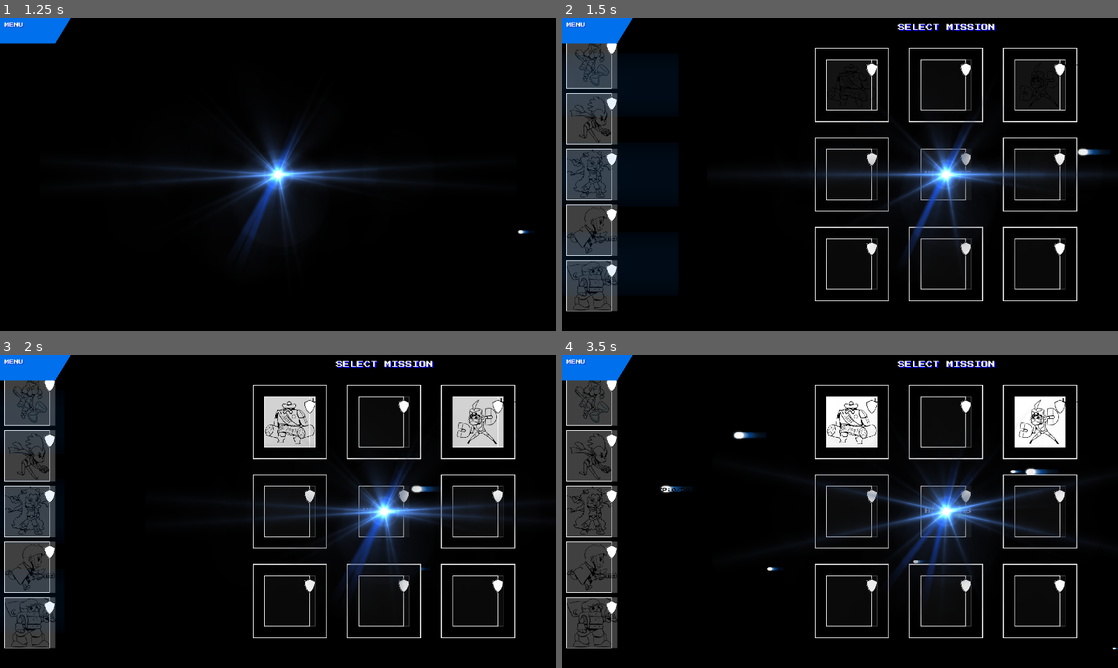
Above: before the commit, frames 1-4 (two rows, left to right).
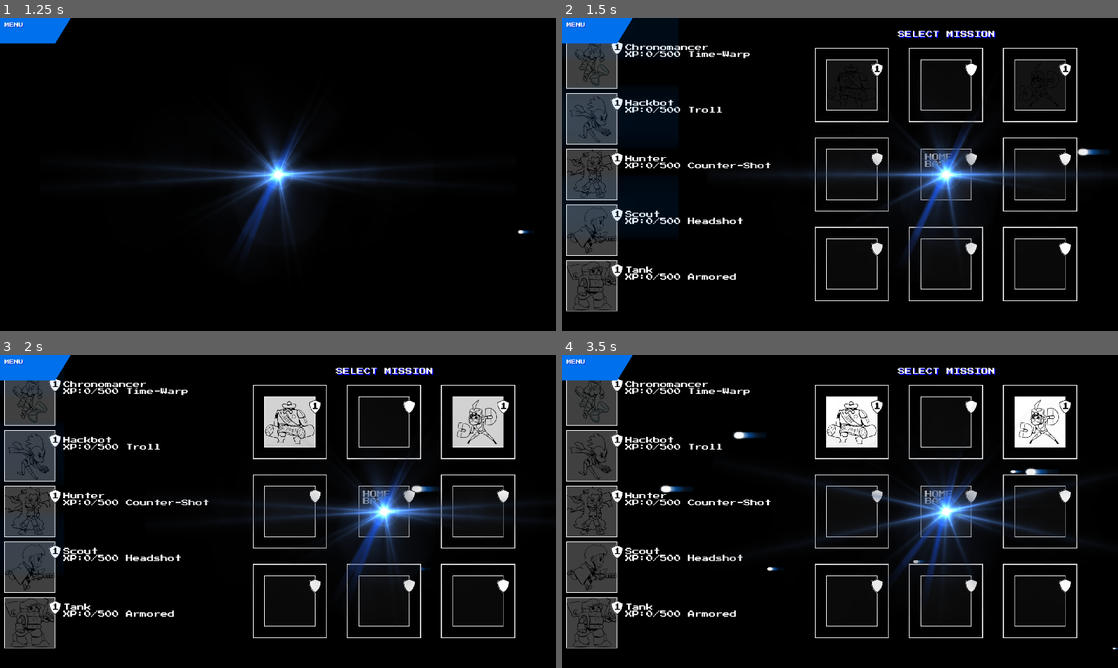
Above: after the commit, the same moments.

Repository: sveinjo/robot-rumble
Game: Godot game, scene res://scenes/charge.tscn
Two runs of this game, one before a commit and one after it. Both use one fixed random seed, a clock stepped at 60 frames per second and the inputs below. Sound files missing from this copy of the repository are replaced by a short silence.
Inputs (mouse positions are in pixels of both pictures, inside the frame that each line leads up to):
- Up to frame 1 (1.25 s): tap Enter at 0.5 s; move the mouse to (400, 158) at 0.52 s; hold D from 0.53 s (still down); tap Delete at 0.6 s; click (400, 158) at 0.67 s
- Up to frame 2 (1.5 s): move the mouse to (728, 190) at 1.27 s; release D at 1.28 s; hold S from 1.28 s (still down); tap Q at 1.35 s; click (728, 190) at 1.42 s
- Up to frame 3 (2 s): keep holding S
- Up to frame 4 (3.5 s): move the mouse to (895, 442) at 2.02 s; release S at 2.03 s; hold D 2.03-2.78 s; hold E 2.03-2.78 s; click (895, 442) at 2.17 s; move the mouse to (812, 574) at 2.77 s; hold W from 2.78 s (still down); tap Delete at 2.85 s; click (812, 574) at 2.92 s

Frame 1 is identical in both runs. In frame 2, 4.6% of the frame differs, in the area x 0-93%, y 0-94%; in frame 3, 3.7%; in frame 4, 3.7%.

Commit message:
Update mission_select.gd

Diff:
--- a/diagame/scripts/mission_select.gd
+++ b/diagame/scripts/mission_select.gd
@@ -4,6 +4,8 @@
 const SLOT_Y: Array[int] = [0, 143, 452, 761]
 const HERO_Y: Array[int] = [0, 68, 260, 452, 644, 836]
 const CARD_SIZE := Vector2(176, 176)
+const FRAME_SIZE := Vector2(197, 176)  # Frame sprite is wider than card
+const LEVEL_OFFSET := Vector2(164, 22)
 
 var frame_texture: Texture2D
 var hero_textures: Dictionary = {}
@@ -42,6 +44,7 @@
 	marker.position = Vector2(1326, 540)
 	marker.texture = marker_tex
 	marker.script = load("res://scripts/marker.gd")
+	marker.texture_filter = CanvasItem.TEXTURE_FILTER_LINEAR
 	marker.z_index = 20
 	add_child(marker)
 
@@ -49,14 +52,42 @@
 	marker2.position = Vector2(1326, 540)
 	marker2.texture = marker_tex
 	marker2.script = load("res://scripts/marker2.gd")
+	marker2.texture_filter = CanvasItem.TEXTURE_FILTER_LINEAR
 	marker2.z_index = 20
 	add_child(marker2)
 
+	# Add flares for each row at Y positions matching the mission grid rows
+	"""for y_pos in [231.0, 540.0, 849.0]:
+		var marker := Sprite2D.new()
+		marker.position = Vector2(1326, y_pos)
+		marker.texture = marker_tex
+		marker.script = load("res://scripts/marker.gd")
+		marker.texture_filter = CanvasItem.TEXTURE_FILTER_LINEAR
+		marker.z_index = 20
+		add_child(marker)
+
+		var marker2 := Sprite2D.new()
+		marker2.position = Vector2(1326, y_pos)
+		marker2.texture = marker_tex
+		marker2.script = load("res://scripts/marker2.gd")
+		marker2.texture_filter = CanvasItem.TEXTURE_FILTER_LINEAR
+		marker2.z_index = 20
+		add_child(marker2)"""
+
 	for y_pos in [231.0, 540.0, 849.0]:
 		var stripe: Sprite2D = particle_overlay_scene.instantiate()
-		stripe.position = Vector2(-1900, y_pos)
+		stripe.scale = Vector2(40, 11)
+		var y_offset := 0.0
+		if stripe.texture != null:
+			y_offset = stripe.texture.get_height() * stripe.scale.y * 0.5
+		stripe.position = Vector2(-1900, y_pos - y_offset)
 		stripe.z_index = 5
+		stripe.texture_filter = CanvasItem.TEXTURE_FILTER_LINEAR
 		add_child(stripe)
+
+	# Deploy shared side menu for mission select
+	# if Global.common_menu != null:
+	#	Global.common_menu.panel_open = true
 
 func _generate_missions_if_needed():
 	for i in range(1, 10):
@@ -175,13 +206,16 @@
 
 func _draw_titles():
 	var font := arcade_font if arcade_font else ThemeDB.fallback_font
-	draw_string(font, Vector2(1163, 47), "SELECT MISSION", HORIZONTAL_ALIGNMENT_LEFT, 440, 24, Color(0, 0, 1))
-	draw_string(font, Vector2(1160, 44), "SELECT MISSION", HORIZONTAL_ALIGNMENT_LEFT, 440, 24, Color.WHITE)
+	var title_blue_pos := _with_text_height(Vector2(1163, 47), 24)
+	var title_white_pos := _with_text_height(Vector2(1160, 44), 24)
+	draw_string(font, title_blue_pos, "SELECT MISSION", 0, 440, 24, Color.BLUE)
+	draw_string(font, title_white_pos, "SELECT MISSION", 0, 440, 24, Color.WHITE)
 
 func _draw_roster():
 	var font := arcade_font if arcade_font else ThemeDB.fallback_font
 	for i in range(1, 6):
 		var hero_rect := Rect2(Vector2(15, HERO_Y[i]), CARD_SIZE)
+		var hero_frame_rect := Rect2(Vector2(15, HERO_Y[i]), FRAME_SIZE)
 		var hero_tex: Texture2D = hero_textures.get(i, null)
 		if hero_tex:
 			draw_texture_rect(hero_tex, hero_rect, false, Color(1, 1, 1, 0.25))
@@ -189,7 +223,7 @@
 			draw_rect(hero_rect, Color(0.2, 0.2, 0.2, 0.75), true)
 
 		if frame_texture:
-			draw_texture_rect(frame_texture, hero_rect, false)
+			draw_texture_rect(frame_texture, hero_frame_rect, false)
 
 		var hero_data: Dictionary = Global.arrayHeroes[i]
 		if hero_data == null:
@@ -203,28 +237,34 @@
 		var current_level_xp: int = xp - int(Global.arrayLevels[level])
 		var level_delta: int = max(1, int(next_level) - int(Global.arrayLevels[level]))
 
-		var info_text := "%s XP:%d/%d %s" % [str(hero_data.get("class", "Hero")), current_level_xp, level_delta, ability_name]
-		draw_string(font, Vector2(hero_rect.position.x + 204, hero_rect.position.y + 22), info_text, HORIZONTAL_ALIGNMENT_LEFT, 300, 16, Color.BLACK)
+		var hero_class: String = str(hero_data.get("class", "Hero"))
+		var hero_info := "%s XP:%d/%d %s" % [hero_class, current_level_xp, level_delta, ability_name]
+		hero_info = _break_after_first_word(hero_info)
+		# Draw level inside the shield and one wrapped info line like GameMaker.
+		draw_string(font, _with_text_height(hero_rect.position + LEVEL_OFFSET, 24), "%d" % level, 0, 176, 24, Color.BLACK)
+		_draw_wrapped_text(font, _with_text_height(hero_rect.position + Vector2(204, 22), 24), hero_info, 24, 300, Color.WHITE)
 
 func _draw_mission_grid():
 	var font := arcade_font if arcade_font else ThemeDB.fallback_font
 
 	for idx in range(1, 10):
 		var slot_rect := _get_slot_rect(idx)
+		var frame_rect := Rect2(slot_rect.position, FRAME_SIZE)
 		var is_hovered := hovered_slot == idx
 
 		if idx == 5 and not Global.base_overtaken:
 			draw_rect(slot_rect, Color(0.08, 0.08, 0.08, 0.95), true)
 			if frame_texture:
-				draw_texture_rect(frame_texture, slot_rect, false)
-			draw_string(font, slot_rect.position + Vector2(16, 96), "HOME BASE", HORIZONTAL_ALIGNMENT_LEFT, 176, 20, Color.WHITE)
+				draw_texture_rect(frame_texture, frame_rect, false)
+			var home_text := _break_after_first_word("HOME BASE")
+			_draw_wrapped_text(font, _with_text_height(slot_rect.position + Vector2(16, 16), 24), home_text, 24, 176, Color.WHITE)
 			continue
 
 		var raw_mission: Variant = Global.arrayMissions[idx]
 		if raw_mission == null:
 			draw_rect(slot_rect, Color(0.05, 0.05, 0.05, 0.75), true)
 			if frame_texture:
-				draw_texture_rect(frame_texture, slot_rect, false)
+				draw_texture_rect(frame_texture, frame_rect, false)
 			continue
 		var mission: Dictionary = raw_mission
 
@@ -233,7 +273,10 @@
 		var enemy_tex: Texture2D = enemy_textures.get(enemy_id, null)
 		if is_hovered:
 			draw_rect(slot_rect, Color(0.04, 0.04, 0.1, 0.95), true)
-			draw_string(font, slot_rect.position + Vector2(10, 98), "Reward: %d XP" % int(mission.get("intXp", 0)), HORIZONTAL_ALIGNMENT_LEFT, 176, 16, Color.WHITE)
+			var reward_text := "Reward: %d XP" % int(mission.get("intXp", 0))
+			reward_text = _break_after_first_word(reward_text)
+			_draw_wrapped_text(font, _with_text_height(slot_rect.position + Vector2(13, 13), 24), reward_text, 24, 176, Color.BLUE)
+			_draw_wrapped_text(font, _with_text_height(slot_rect.position + Vector2(10, 10), 24), reward_text, 24, 176, Color.WHITE)
 		else:
 			if enemy_tex:
 				draw_texture_rect(enemy_tex, slot_rect, false, Color(1, 1, 1, alpha))
@@ -241,10 +284,11 @@
 				draw_rect(slot_rect, Color(0.2, 0.2, 0.2, alpha), true)
 
 		if frame_texture:
-			draw_texture_rect(frame_texture, slot_rect, false)
-
-		var level_text := "Lv %d" % int(mission.get("intLevel", 1))
-		draw_string(font, slot_rect.position + Vector2(164, 22), level_text, HORIZONTAL_ALIGNMENT_LEFT, 176, 16, Color.BLACK)
+			draw_texture_rect(frame_texture, frame_rect, false)
+
+		var level_text := "%d" % int(mission.get("intLevel", 1))
+		# Draw level number inside the shield in black.
+		draw_string(font, _with_text_height(slot_rect.position + LEVEL_OFFSET, 24), level_text, 0, 176, 24, Color.BLACK)
 
 		if is_hovered:
 			draw_rect(slot_rect.grow(3), Color(0.4, 0.7, 1.0, 0.9), false, 2.0)
@@ -253,3 +297,47 @@
 	var x_idx := ((index - 1) % 3) + 1
 	var y_idx := int((index - 1) / 3) + 1
 	return Rect2(Vector2(SLOT_X[x_idx], SLOT_Y[y_idx]), CARD_SIZE)
+
+func _with_text_height(pos: Vector2, font_size: int) -> Vector2:
+	return pos + Vector2(0, float(font_size))
+
+func _break_after_first_word(text: String) -> String:
+	var split_index := text.find(" ")
+	if split_index == -1:
+		return text
+	return text.substr(0, split_index) + "\n" + text.substr(split_index + 1)
+
+# Helper function to wrap text similar to GameMaker's draw_text_ext
+func _draw_wrapped_text(font: Font, pos: Vector2, text: String, font_size: int, max_width: int, color: Color, outline_color: Color = Color.TRANSPARENT):
+	# Split text into words and wrap based on max_width
+	var normalized_text := text.replace("\n", " \n ")
+	var words := normalized_text.split(" ")
+	var lines := []
+	var current_line := ""
+
+	for word in words:
+		if word == "\n":
+			if current_line.length() > 0:
+				lines.append(current_line)
+				current_line = ""
+			continue
+		var test_text := current_line + (" " if current_line.length() > 0 else "") + word
+		var text_size := font.get_string_size(test_text, 0, max_width, font_size)
+
+		if text_size.x > max_width and current_line.length() > 0:
+			lines.append(current_line)
+			current_line = word
+		else:
+			current_line = test_text
+
+	if current_line.length() > 0:
+		lines.append(current_line)
+
+	# Draw outlined text for each line
+	var line_height := float(font.get_height(font_size)) if font != null else float(font_size)
+	var y_offset := 0.0
+	for line in lines:
+		if outline_color.a > 0.0:
+			draw_string(font, pos + Vector2(0, y_offset), line, 0, -1, font_size, outline_color)
+		draw_string(font, pos + Vector2(0, y_offset), line, 0, -1, font_size, color)
+		y_offset += line_height
